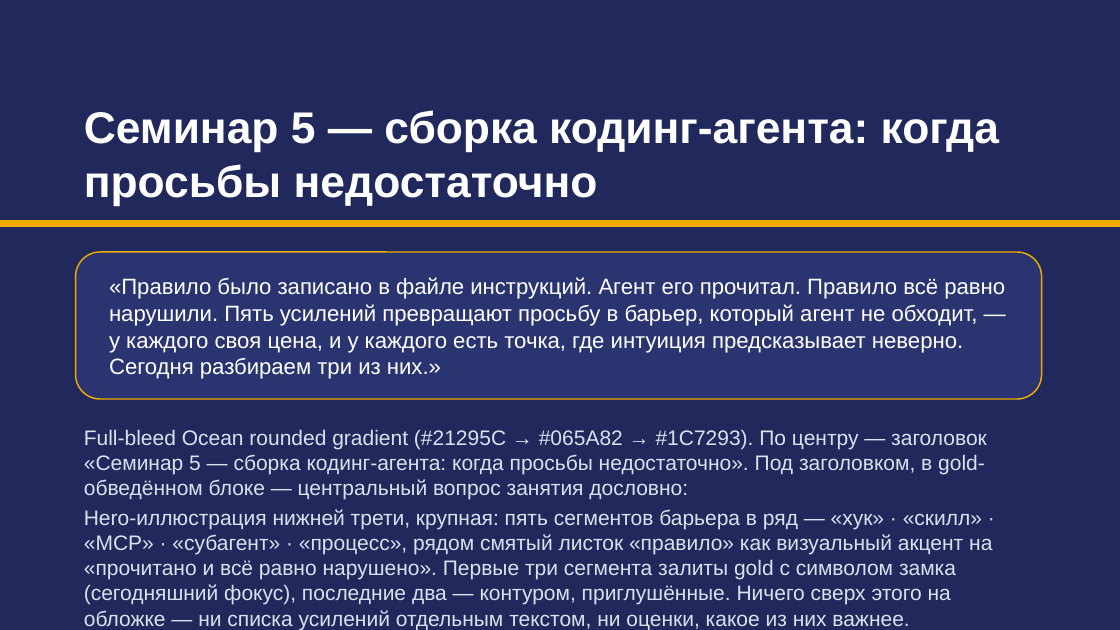
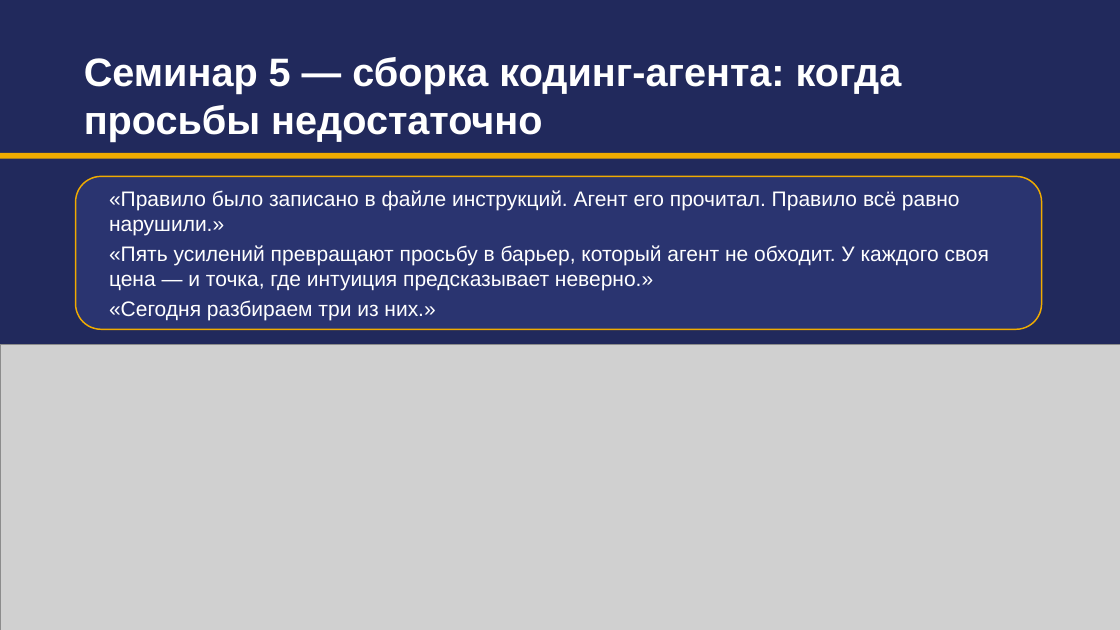
Before and after one commit to tellina-study/AI-usage-lessons, a slide deck: slide 1 of library/seminars/sem-05/rendered/sem-05.pptx. Drawn at 1120x630 pixels with LibreOffice and Linux fonts; fonts in the diff are those of the drawing; grey boxes stand for pictures. Boxes give left, top, right and bottom in pixels: in the first picture for what was removed or moved away, otherwise in the second. Text is boxed around its words. In the diff, an @@ line names an element or a change of style, - is before the commit and + after.

Commit message:
Семинар 5: влиты открытие и сборка оси; hero-схема, починка высоты цитат, qa_preview #211

```diff
--- a/library/seminars/sem-05/rendered/sem-05.pptx
+++ b/library/seminars/sem-05/rendered/sem-05.pptx
@@ text "Семинар 5 — сборка кодинг-агента: ..." moved from (x1=84, y1=110, x2=999, y2=205) to (x1=84, y1=57, x2=902, y2=141) @@
@@ text "Семинар 5 — сборка кодинг-агента: ..." at (x1=84, y1=57, x2=902, y2=141): size 38 to 34 pt @@
@@ rectangle moved from (x1=0, y1=220, x2=1120, y2=227) to (x1=0, y1=153, x2=1120, y2=159) @@
@@ rounded rectangle resized from (x1=76, y1=252, x2=1042, y2=399) to (x1=76, y1=176, x2=1042, y2=329) @@
@@ text at (x1=109, y1=190, x2=989, y2=320): text changed; size 19 to 18 pt @@
-«Правило было записано в файле инструкций. Агент его прочитал. Правило всё равно нарушили. Пять усилений превращают просьбу в барьер, который агент не обходит, — у каждого своя цена, и у каждого есть точка, где интуиция предсказывает неверно. Сегодня разбираем три из них.»
+«Правило было записано в файле инструкций. Агент его прочитал. Правило всё равно нарушили.»
+«Пять усилений превращают просьбу в барьер, который агент не обходит. У каждого своя цена — и точка, где интуиция предсказывает неверно.»
+«Сегодня разбираем три из них.»
@@ picture added at (x1=0, y1=344, x2=1120, y2=630) @@
@@ text removed at (x1=84, y1=430, x2=992, y2=630) @@
-Full-bleed Ocean rounded gradient (#21295C → #065A82 → #1C7293). По центру — заголовок «Семинар 5 — сборка кодинг-агента: когда просьбы недостаточно». Под заголовком, в gold-обведённом блоке — центральный вопрос занятия дословно:
-Hero-иллюстрация нижней трети, крупная: пять сегментов барьера в ряд — «хук» · «скилл» · «MCP» · «субагент» · «процесс», рядом смятый листок «правило» как визуальный акцент на «прочитано и всё равно нарушено». Первые три сегмента залиты gold с символом замка (сегодняшний фокус), последние два — контуром, приглушённые. Ничего сверх этого на обложке — ни списка усилений отдельным текстом, ни оценки, какое из них важнее.
```
Also in this commit, not shown: 25 other slides changed, 1 slide added, 1 slide removed, 16 other files.
